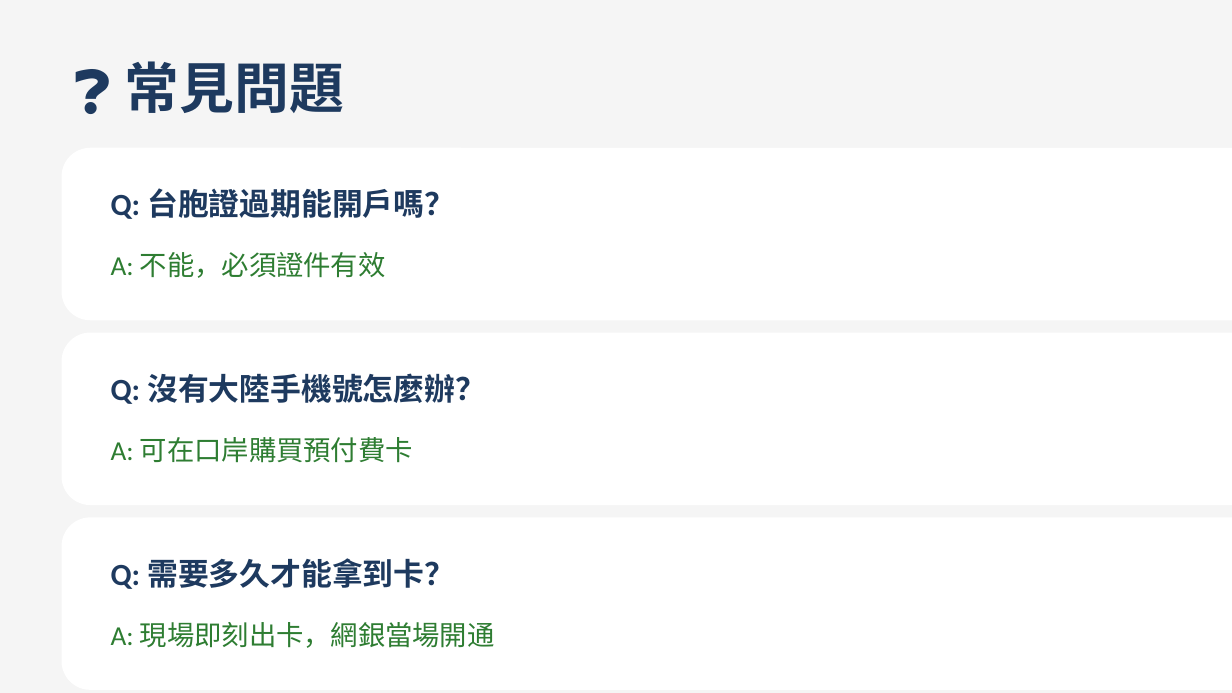
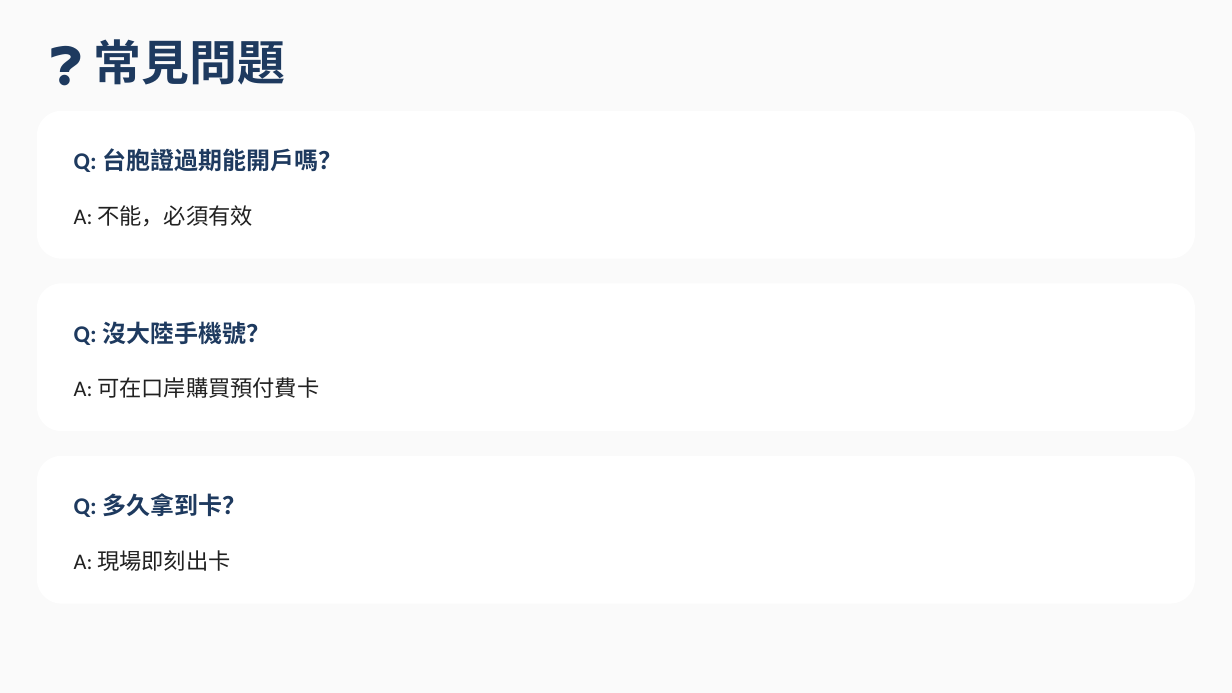
Before and after one commit to terryyehai/hongloumeng-reader, a slide deck: slide 6 of bank-account-guide.pptx. Drawn at 1232x693 pixels with LibreOffice and Linux fonts; fonts in the diff are those of the drawing. Boxes give left, top, right and bottom in pixels: in the first picture for what was removed or moved away, otherwise in the second. Text is boxed around its words. In the diff, an @@ line names an element or a change of style, - is before the commit and + after.

```diff
--- a/bank-account-guide.pptx
+++ b/bank-account-guide.pptx
@@ background #F5F5F5 to #FAFAFA @@
@@ text "❓ 常見問題": place and size @@
-text "❓ 常見問題" at (125, 61, 344, 113)
+text "❓ 常見問題" at (94, 39, 285, 85)
@@ text "❓ 常見問題" at (94, 39, 285, 85): size 32 to 28 pt @@
@@ rounded rectangle: place and size @@
-rounded rectangle at (62, 148, 1232, 320)
+rounded rectangle at (37, 111, 1195, 259)
@@ text "Q: 台胞證過期能開戶嗎？": place and size @@
-text "Q: 台胞證過期能開戶嗎？" at (111, 188, 455, 219)
+text "Q: 台胞證過期能開戶嗎？" at (74, 148, 342, 172)
@@ text "Q: 台胞證過期能開戶嗎？" at (74, 148, 342, 172): size 18 to 14 pt @@
@@ text at (74, 205, 252, 226): text changed; size 16 to 13 pt; text colour #2E7D32 to #212121 @@
-A: 不能，必須證件有效
+A: 不能，必須有效
@@ rounded rectangle: place and size @@
-rounded rectangle at (62, 333, 1232, 505)
+rounded rectangle at (37, 283, 1195, 431)
@@ text at (74, 321, 270, 345): text changed; size 18 to 14 pt @@
-Q: 沒有大陸手機號怎麼辦？
+Q: 沒大陸手機號？
@@ text "A: 可在口岸購買預付費卡": place and size @@
-text "A: 可在口岸購買預付費卡" at (111, 437, 413, 463)
+text "A: 可在口岸購買預付費卡" at (74, 377, 319, 398)
@@ text "A: 可在口岸購買預付費卡" at (74, 377, 319, 398): size 16 to 13 pt, text colour #2E7D32 to #212121 @@
@@ rounded rectangle: place and size @@
-rounded rectangle at (62, 517, 1232, 690)
+rounded rectangle at (37, 456, 1195, 604)
@@ text at (74, 493, 246, 517): text changed; size 18 to 14 pt @@
-Q: 需要多久才能拿到卡？
+Q: 多久拿到卡？
@@ text at (74, 550, 230, 571): text changed; size 16 to 13 pt; text colour #2E7D32 to #212121 @@
-A: 現場即刻出卡，網銀當場開通
+A: 現場即刻出卡
```
Also in this commit, not shown: 5 other slides changed, 1 slide added, 1 slide removed.
